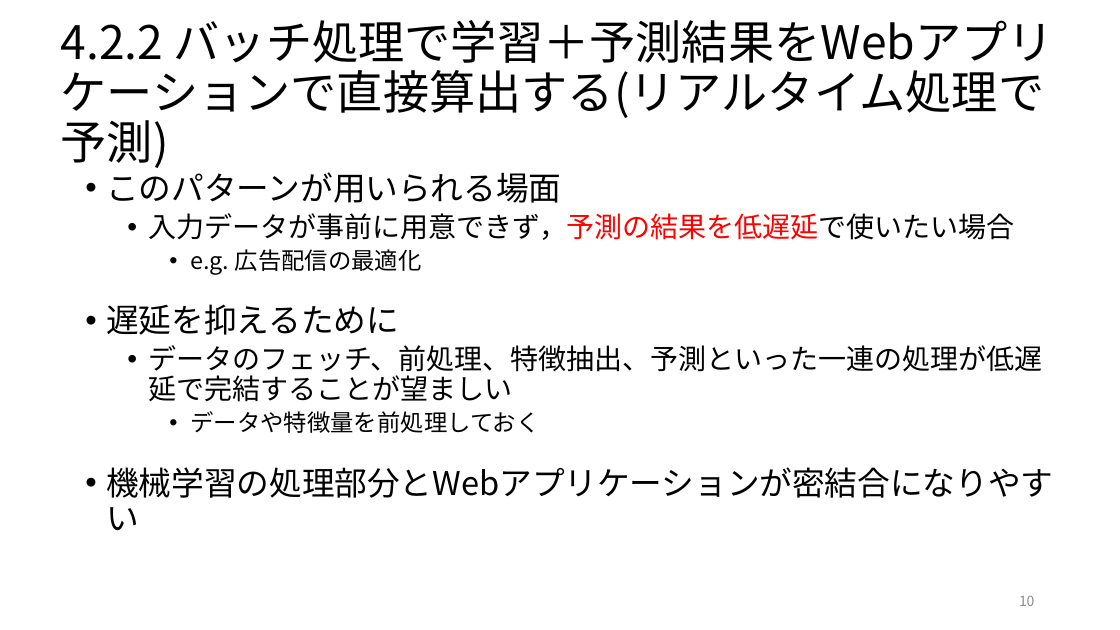
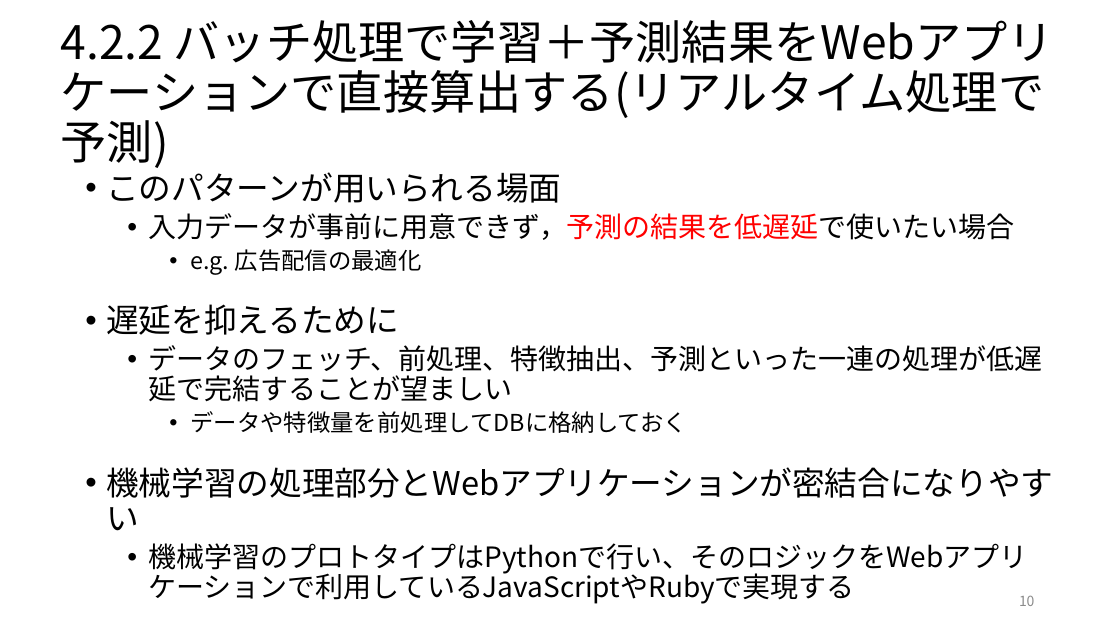
Before and after one commit to ryosuke-ku/Rinko, a slide deck: slide 10 of 仕事ではじめる機械学習第4章.pptx. Drawn at 1120x630 pixels with LibreOffice and Linux fonts; fonts in the diff are those of the drawing. Boxes give left, top, right and bottom in pixels: in the first picture for what was removed or moved away, otherwise in the second. Text is boxed around its words. In the diff, an @@ line names an element or a change of style, - is before the commit and + after.

Commit message:
add 仕事で始める機械学習第4章を編集しました

```diff
--- a/仕事ではじめる機械学習第4章.pptx
+++ b/仕事ではじめる機械学習第4章.pptx
@@ text at box(190, 411, 687, 433): text changed @@
-    • データや特徴量を前処理しておく
+    • データや特徴量を前処理してDBに格納しておく
@@ text at box(148, 543, 1027, 575): paragraph added @@
+  • 機械学習のプロトタイプはPythonで行い、そのロジックをWebアプリケーションで利用しているJavaScriptやRubyで実現する
```
Also in this commit, not shown: 2 other slides changed.
